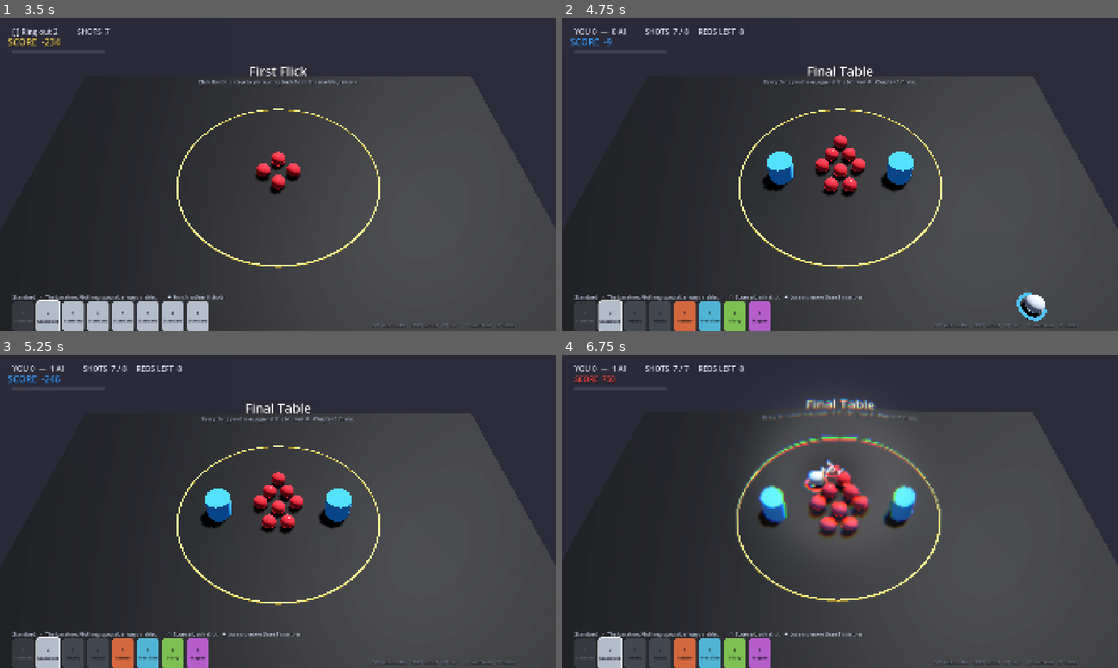
Above: before the commit, frames 1-4 (two rows, left to right).
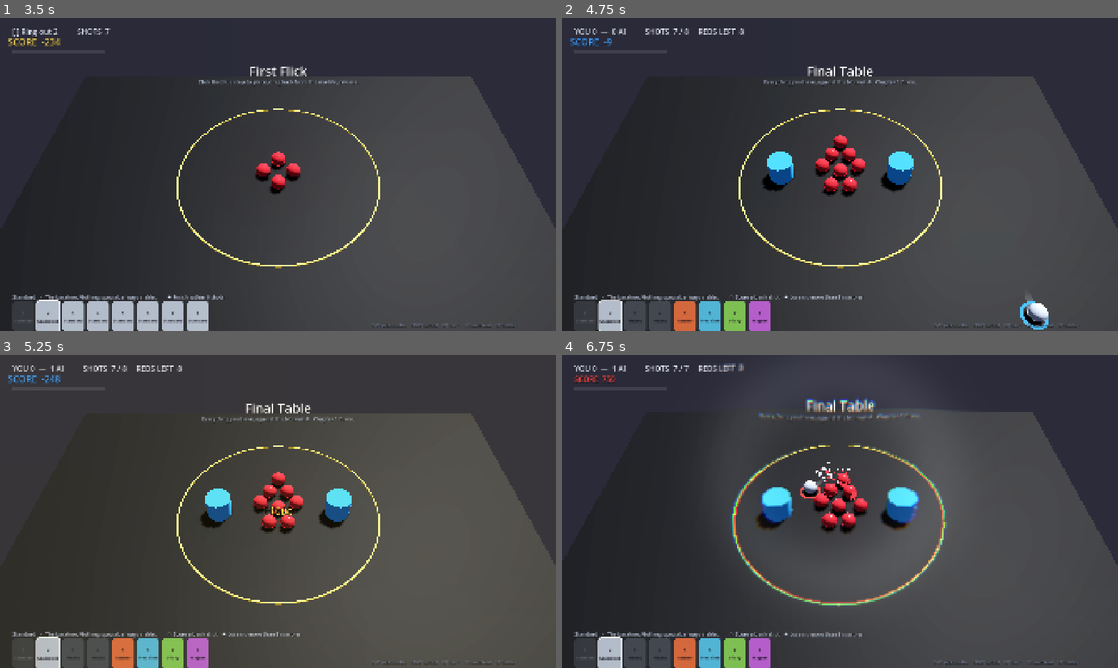
Above: after the commit, the same moments.

Repository: rookph-sys/Project_M
Game: Godot game, scene res://main.tscn
Two runs of this game, one before a commit and one after it. Both use one fixed random seed, a clock stepped at 60 frames per second and the inputs below.
Inputs (mouse positions are in pixels of both pictures, inside the frame that each line leads up to):
- Up to frame 1 (3.5 s): click "1. First Flick ☆☆☆ Ringer" at 0.5 s; tap Enter (confirm) at 1.25, 2.75 s; move the mouse to (400, 158) at 1.27 s; press the mouse at (400, 158) at 1.28 s; release the mouse at (400, 158) at 2 s; tap R (restart) at 2 s; drag from (166, 190) to (250, 237) at 2.02 s; move the mouse to (333, 105) at 2.77 s; hold Enter (confirm) from 2.78 s (still down); click (333, 105) at 3.05 s
- Up to frame 2 (4.75 s): release Enter (confirm) at 3.5 s; drag from (812, 237) to (673, 127) at 3.52 s; move the mouse to (1006, 221) at 4.27 s; hold P (prev_level) from 4.28 s (still down); click (1006, 221) at 4.55 s
- Up to frame 3 (5.25 s): release P (prev_level) at 5 s; drag from (111, 464) to (194, 433) at 5.02 s
- Up to frame 4 (6.75 s): move the mouse to (867, 511) at 5.77 s; press the mouse at (867, 511) at 5.78 s; tap 1 at 5.85 s; release the mouse at (867, 511) at 6.5 s; drag from (756, 433) to (728, 527) at 6.52 s

Frame 1 is identical in both runs. In frame 2, 0.5% of the frame differs, in the area x 81-88%, y 87-100%; in frame 3, less than 0.1%; in frame 4, 5.8%, in the area x 26-100%, y 2-90%.

Commit message:
fix: full shot power was unreachable in the direction people actually shoot
Power came from world-space drag: 1.40m across the table. But the launch
strip sits near the bottom of the screen and a slingshot pull is away
from the target, so the commonest shot -- straight up the table -- needs
a straight-DOWN drag into the ~124px of window left below the marble.
1.40m is about 332px at this camera, so power capped at roughly 37% and
the cursor hit the window edge and stopped.

Power is now measured on screen, with the requirement capped by how much
room exists in the direction being pulled, so full power is always
reachable by dragging to the edge whichever way that is.

tools/aim_test.gd checks reachability from five points along the strip
and in five directions.

Trying to fix it by aiming the camera further forward to lift the strip
up the screen did the opposite -- 124px of room became 58px. Reverted.

Play.cmd now says the duels are levels 8 to 10; it opens the campaign
menu, which is why it looked like there was no AI.

Co-Authored-By: Claude Opus 5 <noreply@anthropic.com>

Diff:
--- a/scripts/game.gd
+++ b/scripts/game.gd
@@ -78,6 +78,9 @@
 
 var _cam: Camera3D
 var _cam_home := Vector3(0.0, 4.20, -3.55)
+# Dead centre. Aiming it further forward was tried to lift the launch strip up
+# the screen and did the opposite — it halved the room below the marble.
+const CAM_TARGET := Vector3.ZERO
 var _cam_shake := 0.0
 var _audio: MarbleAudio
 var _hud: CanvasLayer
@@ -228,7 +231,7 @@
 	_cam.far = 50.0
 	_cam.position = _cam_home
 	add_child(_cam)
-	_cam.look_at(Vector3.ZERO, Vector3.UP)
+	_cam.look_at(CAM_TARGET, Vector3.UP)
 
 	# Table. No perimeter walls — SPEC §9 option A: marbles roll off the edge.
 	var floor_body := StaticBody3D.new()
@@ -703,7 +706,7 @@
 		return
 
 	_aim_dir = pull.normalized()
-	_aim_power = clampf(dist / (MAX_DRAG * scale), 0.0, 1.0)
+	_aim_power = _power_from_drag(origin, scale)
 
 	var guide: float = _settings.guide_length(_held.def["aim_guide"])
 	if guide > 0.0:
@@ -1648,7 +1651,7 @@
 		var s: float = _cam_shake * 0.06 * _settings.screen_shake
 		shake = Vector3(randf_range(-s, s), randf_range(-s, s), randf_range(-s, s))
 
-	var toward := (Vector3.ZERO - _cam_home).normalized() * _cam_zoom * 0.45
+	var toward := (CAM_TARGET - _cam_home).normalized() * _cam_zoom * 0.45
 	_cam.position = _cam_home + shake + toward \
 		+ _cam_kick * _settings.screen_shake
 
@@ -1760,3 +1763,56 @@
 		return Vector3.ZERO
 	return Vector3(best.position.x, 0.0, best.position.z) \
 		* clampf(best_speed / 3.0, 0.0, 1.0)
+
+
+# ------------------------------------------------------------ aim power ----
+#
+# Power used to be world-space drag distance: 1.40 m of table, measured on the
+# ground plane. That is unreachable in the direction people actually shoot.
+#
+# The launch strip sits near the bottom of the screen, and a slingshot pull is
+# away from the target — so the common shot, straight up the table, needs a
+# straight-DOWN drag into roughly 130 pixels of remaining window. 1.40 m is
+# about 330 pixels at this camera. The cursor hit the edge of the window at
+# around 40% power and stopped, which is exactly the "it sticks and will not
+# pull all the way back" report.
+#
+# So: measure the drag on screen, and cap the requirement at how much room
+# actually exists in the direction being pulled. Full power is then always
+# reachable by dragging to the edge, whichever way that is, while directions
+# with plenty of room keep a consistent, less twitchy feel.
+
+const DRAG_FRACTION := 0.26        # of viewport height, for an unconstrained pull
+const DRAG_MIN_PX := 64.0          # never make full power a flick of the wrist
+const DRAG_EDGE_MARGIN := 0.90     # reach full power just before the edge
+
+
+func _power_from_drag(origin: Vector3, marble_scale: float) -> float:
+	return _power_from_drag_at(origin, marble_scale, get_viewport().get_mouse_position())
+
+
+## Split out so it can be tested without a real cursor.
+func _power_from_drag_at(origin: Vector3, marble_scale: float, to: Vector2) -> float:
+	var vp := get_viewport().get_visible_rect().size
+	var from := _cam.unproject_position(origin)
+	var drag := to - from
+	var dist := drag.length()
+	if dist < 2.0:
+		return 0.0
+
+	var want: float = vp.y * DRAG_FRACTION * marble_scale
+	var room: float = _distance_to_edge(from, drag / dist, vp) * DRAG_EDGE_MARGIN
+	var needed: float = maxf(minf(want, room), DRAG_MIN_PX)
+	return clampf(dist / needed, 0.0, 1.0)
+
+
+## How far a ray from `p` in direction `d` travels before leaving the screen.
+func _distance_to_edge(p: Vector2, d: Vector2, vp: Vector2) -> float:
+	var best := INF
+	if absf(d.x) > 0.0001:
+		var bx: float = vp.x if d.x > 0.0 else 0.0
+		best = minf(best, (bx - p.x) / d.x)
+	if absf(d.y) > 0.0001:
+		var by: float = vp.y if d.y > 0.0 else 0.0
+		best = minf(best, (by - p.y) / d.y)
+	return maxf(best, 0.0) if best < INF else vp.length()
--- /dev/null
+++ b/tools/aim_test.gd
@@ -0,0 +1,58 @@
+extends SceneTree
+
+## Can full power be reached from anywhere in the launch strip, pulling in the
+## direction the shot actually needs? This is the bug the old world-space drag
+## had: the common straight-up-the-table shot needs a straight-down pull into
+## whatever window space is left below the marble.
+
+var _fail := 0
+
+
+func _initialize() -> void:
+	_run()
+
+
+func _run() -> void:
+	var game = load("res://main.tscn").instantiate()
+	root.add_child(game)
+	for i in 30: await process_frame
+	game._menu.visible = false
+	game.load_level(0)
+	for i in 20: await process_frame
+
+	var vp: Vector2 = root.get_visible_rect().size
+	print("")
+	print("  viewport %dx%d" % [vp.x, vp.y])
+	print("     placement x    pull        max power   room below")
+	for x in [-2.7, -1.35, 0.0, 1.35, 2.7]:
+		var origin := Vector3(x, MarbleData.RADIUS, -1.85)
+		var from: Vector2 = game._cam.unproject_position(origin)
+		# Straight down the screen: the slingshot pull for a forward shot.
+		var room: float = vp.y - from.y
+		var reach: float = game._power_from_drag_at(origin, 1.0, from + Vector2(0, room))
+		var ok: bool = reach >= 0.999
+		if not ok:
+			_fail += 1
+		print("     %+5.2f m        down        %.2f        %4.0f px   %s"
+			% [x, reach, room, "ok" if ok else "CANNOT REACH FULL"])
+
+	# And a few other directions from the middle of the strip.
+	var mid := Vector3(0.0, MarbleData.RADIUS, -1.85)
+	var mid_px: Vector2 = game._cam.unproject_position(mid)
+	for dir in [Vector2(1, 0), Vector2(-1, 0), Vector2(0, -1), Vector2(1, 1), Vector2(-1, 1)]:
+		var d: Vector2 = (dir as Vector2).normalized()
+		var room: float = game._distance_to_edge(mid_px, d, vp)
+		var reach: float = game._power_from_drag_at(mid, 1.0, mid_px + d * room)
+		var ok: bool = reach >= 0.999
+		if not ok:
+			_fail += 1
+		print("      0.00 m     (%+.0f,%+.0f)      %.2f        %4.0f px   %s"
+			% [d.x, d.y, reach, room, "ok" if ok else "CANNOT REACH FULL"])
+
+	print("")
+	if _fail == 0:
+		print("  PASS — full power is reachable from every tested spot.")
+	else:
+		print("  FAIL — %d spot(s) cannot reach full power." % _fail)
+	print("")
+	quit(0 if _fail == 0 else 1)
Not shown, added: tools/aim_test.gd.uid
Not shown, changed: docs/PROTOTYPE.md
